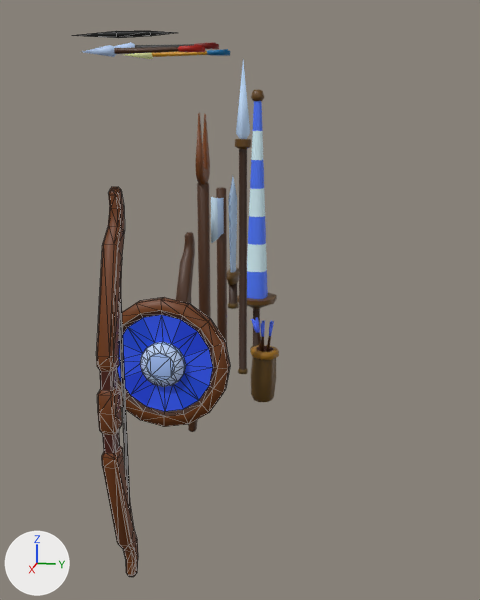
Two versions of the FBX model Assets/Models/Equipments.fbx, one commit apart.
Both versions are drawn from a 50 mm lens placed at (2.73, 0.656, 1.284), pointed at (0.047, 0.119, 0.614). Every picture has the same lights, and +X, +Y and +Z are marked at lower left. The older version comes first. Mesh edges are drawn as thin lines on the coarser meshes. Where no turn or scale is listed for an object, it has been applied to the vertices.

The first picture shows 'Arrow_red', 'Bow', 'KnightSpear', 'Longbow', 'LumberAxe', 'PeasantFork', 'Quiver', 'Shield', 'Spear', 'Sword' and 3 more.
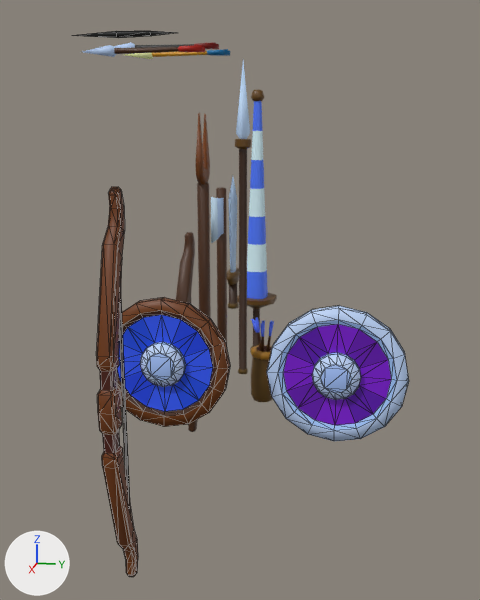
Where the newer file only moved an object's origin or applied its transform, the numbers keep the older frame.

Changed parts and their boxes (x1, y1, x2, y2) in the pictures (480 x 600 px):
'ShieldScoundrel', added: after (267, 305, 409, 441)

The change, as a diff of the scene's bpy script:
```diff
--- a/Assets/Models/Equipments.fbx.py
+++ b/Assets/Models/Equipments.fbx.py
@@ me_cylinder_004 @@
+me_cylinder_004.from_pydata(...)  # 128 vertices, 252 faces; spans x -0.013..0.046, y -0.228..0.228, z -0.228..0.228
+me_cylinder_004.materials.append(mat_palette)  # picture img_colorpalettetexture_png
@@ ob_shieldscoundrel @@
+ob_shieldscoundrel = bpy.data.objects.new('ShieldScoundrel', me_cylinder_004)
+ob_shieldscoundrel.location = (0.653, 0.563, 0.532)
```
